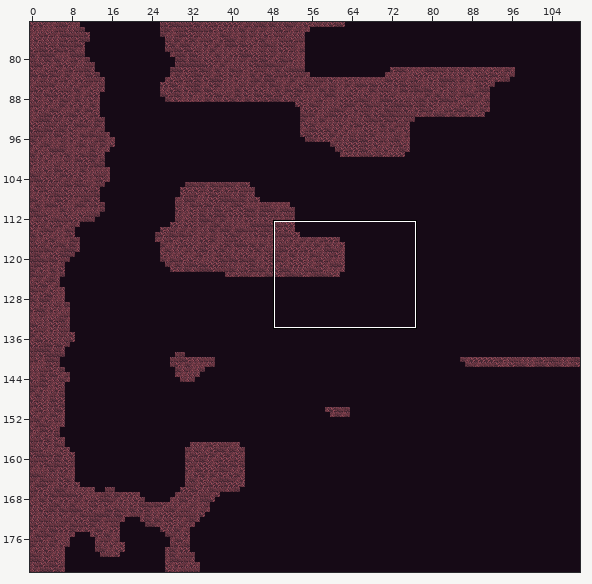
Two states of a Tiled map, android/assets/maps/level1.tmx. Above, an overview of the earlier version with the close-up marked.
Close-up. First the earlier version:
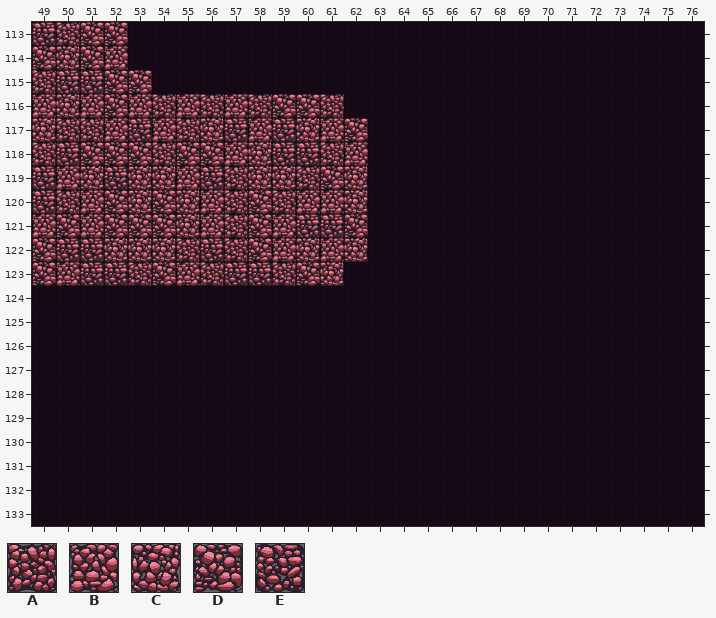
Cells are 64x64 px. Shown: x 49..76, y 113..133. The commit also changed other parts of the map, which this record leaves out.
Key: from "tileMapGutter": A 5, B 6, C 7, D 8, E 9.
_ is an empty cell.
Layers that did not change in this view are not listed.
Layer "terrain" before, first column x 49:
113 EADD________________________
114 DCDB________________________
115 AEEDD_______________________
116 BCBDBABABADDA_______________
117 CAABEBACEBECBD______________
118 AEDDDADDBCEEAB______________
119 EBCECCBEACCADC______________
120 EABDCDCBADABBC______________
121 BDBDDDCBADBEED______________
122 DEECCCAEADBCBC______________
123 DBEEADBAEEADC_______________
124 ____________________________
125 ____________________________
126 ____________________________
127 ____________________________
128 ____________________________
129 ____________________________
130 ____________________________
131 ____________________________
132 ____________________________
133 ____________________________
Now the later version:
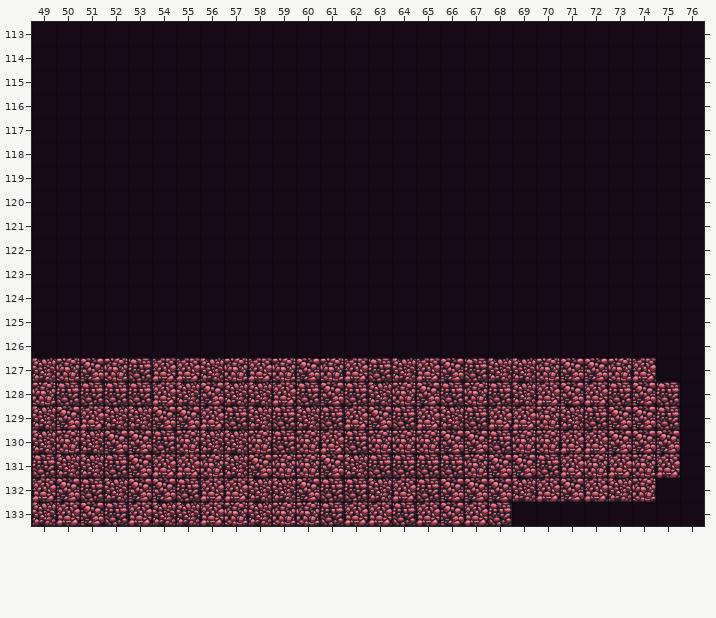
Diff:
Changed rows in their new state; . is an unchanged cell.
Layer "terrain":
first column x 49:
113 ____..........
114 ____..........
115 _____.........
116 _____________.
117 ______________
118 ______________
119 ______________
120 ______________
121 ______________
122 ______________
123 _____________.
first column x 49:
127 ACDCEBBACBCDCBEABDEAACDDCB.
128 CEEEEBADAABEDEACDECEABDBEDE
129 ADBAADDBEAEAEBDEBAEBBCAEDDE
130 ACADDECAACECBECCCDDECCBBDDD
131 EAAEDBBCADCCDAEEEECDDEBCBCB
132 BDEADDEBBAADEEABEDDDABDBAC.
133 ABDEBAABCACCEBBEBDBE.......
Pixel boxes of the changes (left, top, right, bottom) in both close-ups:
removed: (32, 22, 368, 286)
added: (32, 358, 680, 526)
